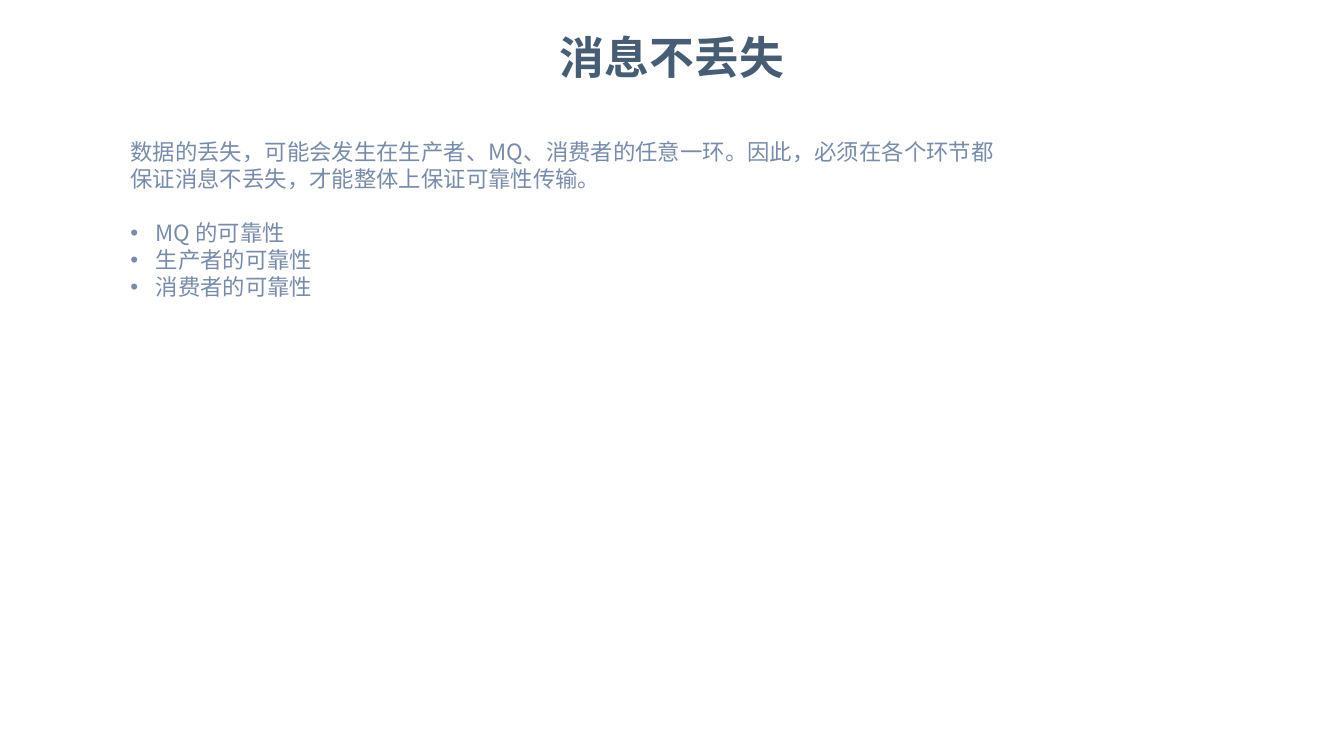
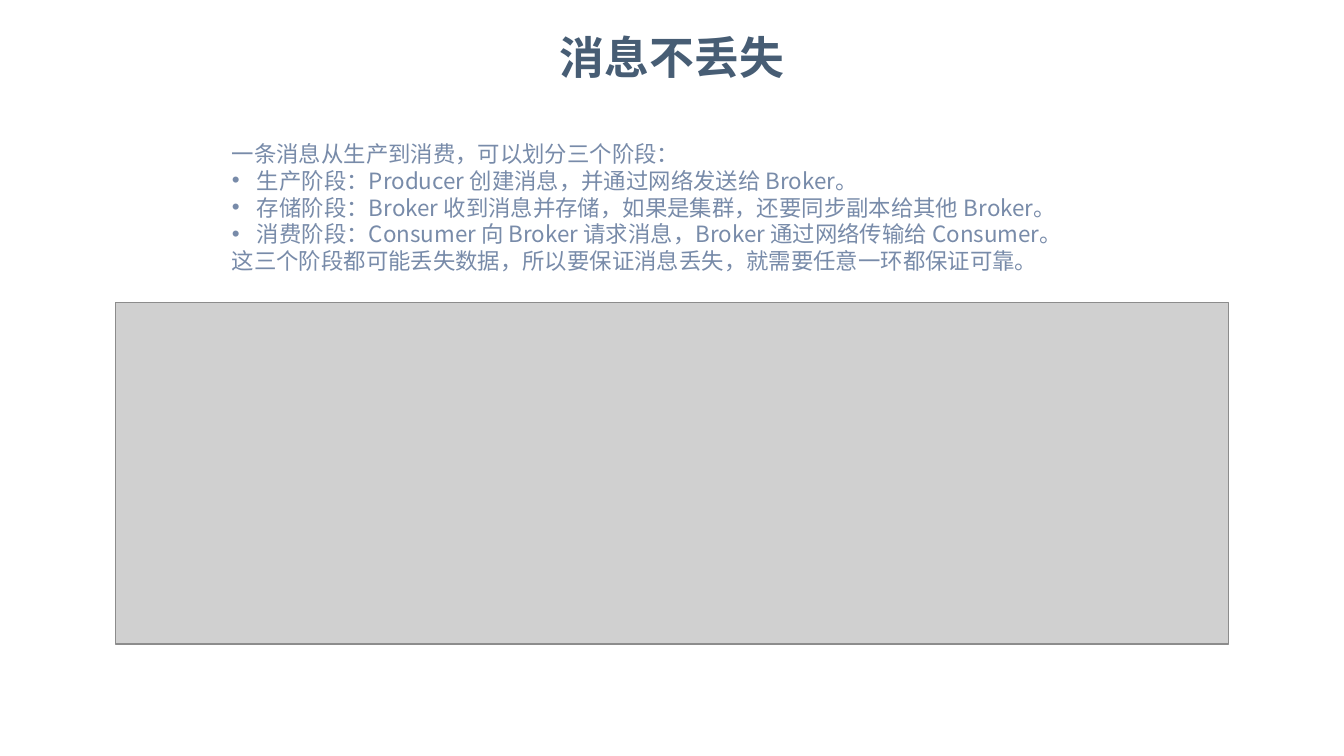
Before and after one commit to dunwu/bigdata-tutorial, a slide deck: slide 24 of assets/kafka/kafka.pptx. Drawn at 1344x756 pixels with LibreOffice and Linux fonts; fonts in the diff are those of the drawing; grey boxes stand for pictures; background and template pictures are left out. Boxes give left, top, right and bottom in pixels: in the first picture for what was removed or moved away, otherwise in the second. Text is boxed around its words. In the diff, an @@ line names an element or a change of style, - is before the commit and + after.

```diff
--- a/assets/kafka/kafka.pptx
+++ b/assets/kafka/kafka.pptx
@@ text at (x1=232, y1=143, x2=1062, y2=271): text changed @@
-数据的丢失，可能会发生在生产者、MQ、消费者的任意一环。因此，必须在各个环节都保证消息不丢失，才能整体上保证可靠性传输。
-• MQ 的可靠性
-• 生产者的可靠性
-• 消费者的可靠性
+一条消息从生产到消费，可以划分三个阶段：
+• 生产阶段：Producer 创建消息，并通过网络发送给 Broker。
+• 存储阶段：Broker 收到消息并存储，如果是集群，还要同步副本给其他 Broker。
+• 消费阶段：Consumer 向 Broker 请求消息，Broker 通过网络传输给 Consumer。
+这三个阶段都可能丢失数据，所以要保证消息丢失，就需要任意一环都保证可靠。
@@ picture added at (x1=116, y1=302, x2=1230, y2=644) @@
```
Also in this commit, not shown: 6 other slides changed, 2 slides added, 2 other files.
